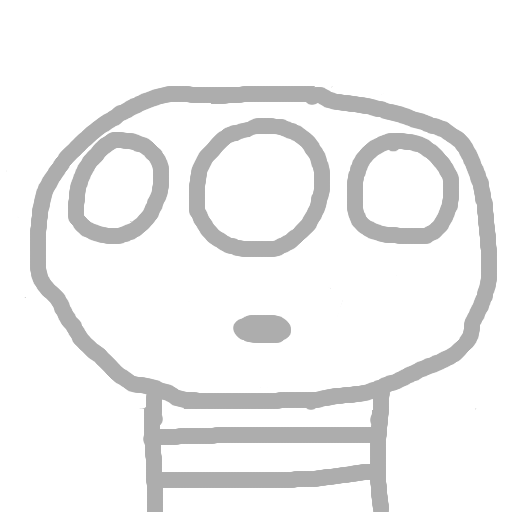
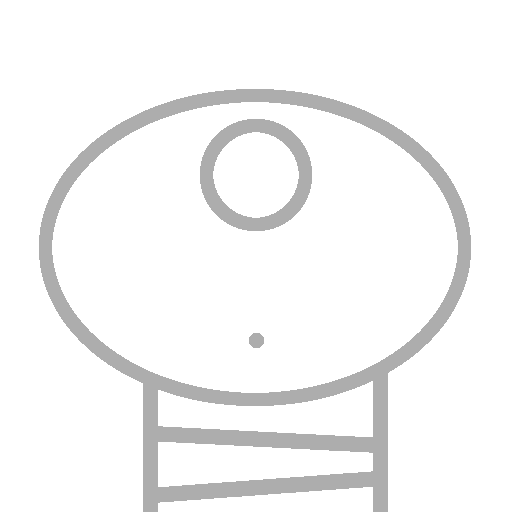
Comparing the layer stacks of the two 512px x 512px images. Changes:
added layer "Layer #3" above "Layer #2" over [39, 89, 471, 512]
hid "Layer #2" over [6, 86, 497, 512]
hid "Layer #1" over [24, 96, 493, 512]
